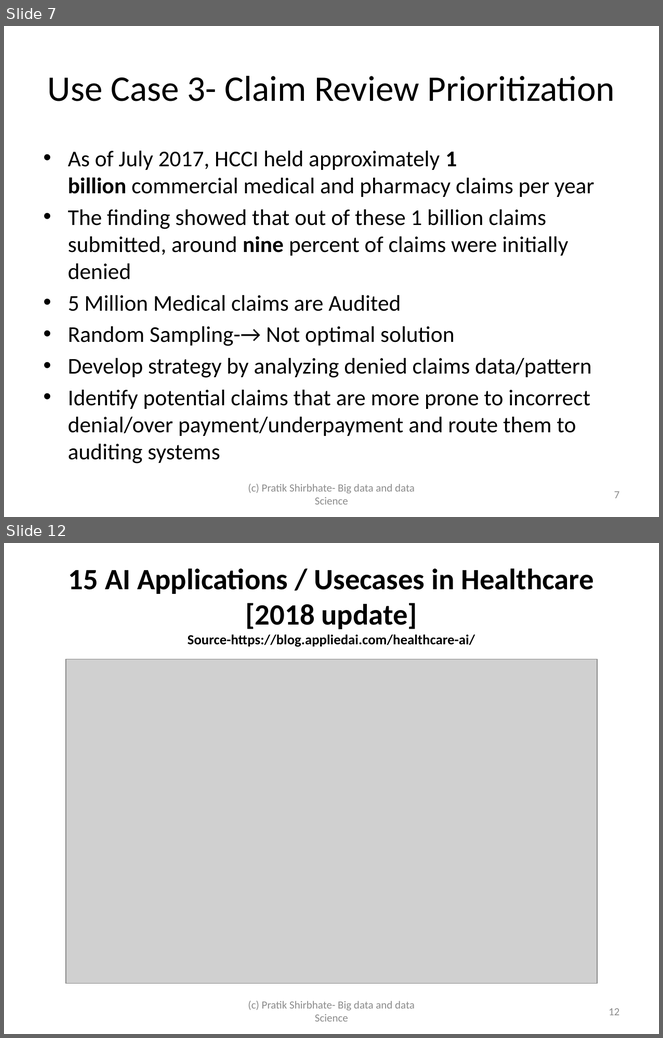
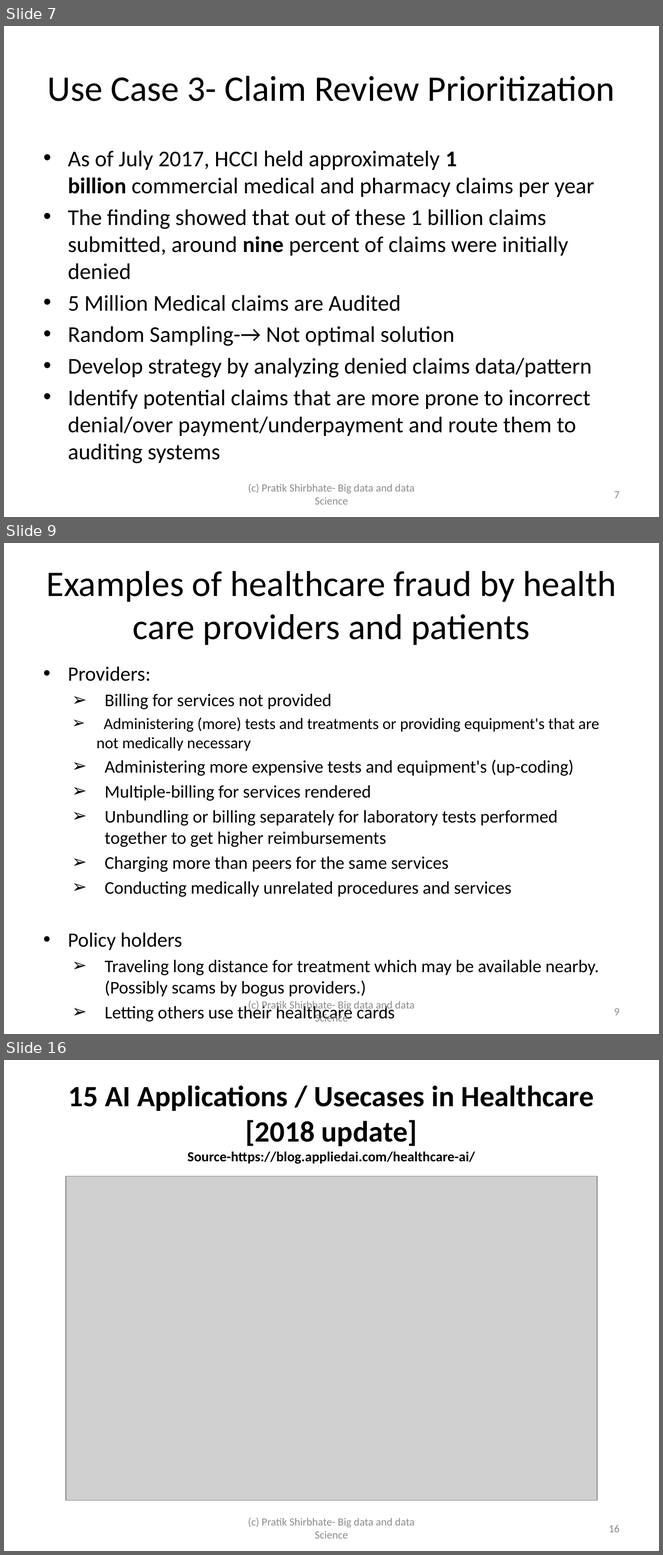
Before and after one commit to PRATIKSHIRBHATE/Cognizant, a slide deck: Humana-ML-Case Studies.pptx. Shown one above the other, each under a label of ours: slides 7 and 12 before the commit, slides 7, 9 and 16 after it; the slides between them are not shown. The pictures are 663x1038 and 663x1555 pixels, drawn with LibreOffice and Linux fonts; fonts in the diff are those of the drawing; grey boxes stand for pictures. Boxes give left, top, right and bottom in pixels: in the first picture for what was removed or moved away, otherwise in the second. Text is boxed around its words. In the diff, an @@ line names an element or a change of style, - is before the commit and + after.

```diff
--- a/Humana-ML-Case Studies.pptx
+++ b/Humana-ML-Case Studies.pptx
@@ slide 9 added at (4, 543, 659, 1034), background #FFFFFF @@
@@ title added at (46, 571, 616, 645), 39.6 pt, text #000000 @@
+Examples of healthcare fraud by health care providers and patients
@@ text added at (68, 666, 599, 1022), 19.6 pt, text #000000 @@
+• Providers:
+  ➢ Billing for services not provided
+  ➢ Administering (more) tests and treatments or providing equipment's that are not medically necessary
+  ➢ Administering more expensive tests and equipment's (up-coding)
+  ➢ Multiple-billing for services rendered
+  ➢ Unbundling or billing separately for laboratory tests performed together to get higher reimbursements
+  ➢ Charging more than peers for the same services
+  ➢ Conducting medically unrelated procedures and services
+• Policy holders
+  ➢ Traveling long distance for treatment which may be available nearby. (Possibly scams by bogus providers.)
+  ➢ Letting others use their healthcare cards
@@ text added at (248, 1001, 415, 1022), 12 pt, text #8C8C8C @@
+(c) Pratik Shirbhate- Big data and data Science
@@ page number added at (614, 1008, 620, 1016), 12 pt, text #8C8C8C @@
+9
@@ what was slide 12 is now slide 16 @@
@@ page number at (609, 1525, 620, 1533): text changed @@
-12
+16
```
Also in this commit, not shown: 4 slides changed, 3 other slides added.
